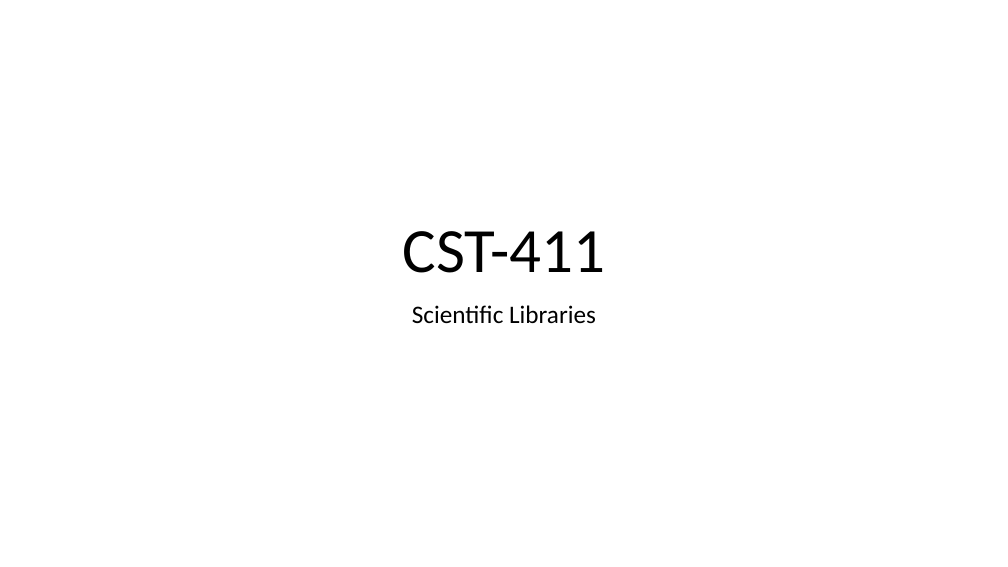
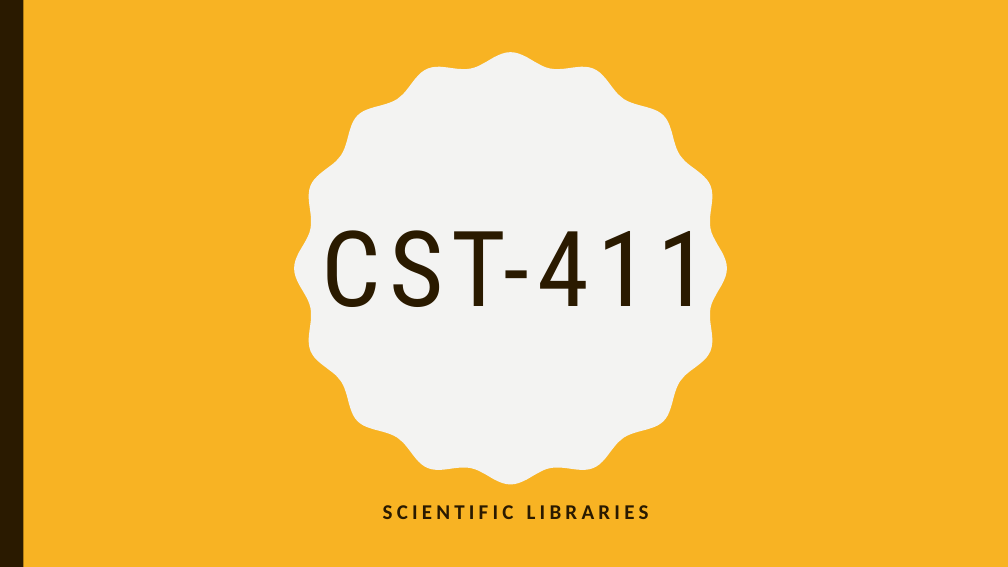
Before and after one commit to narock/scientific_computing_course, a slide deck: slide 1 of Scientific_Computing_02.pptx. Drawn at 1008x567 pixels with LibreOffice and Linux fonts; fonts in the diff are those of the drawing. Boxes give left, top, right and bottom in pixels: in the first picture for what was removed or moved away, otherwise in the second. Text is boxed around its words. In the diff, an @@ line names an element or a change of style, - is before the commit and + after.

```diff
--- a/Scientific_Computing_02.pptx
+++ b/Scientific_Computing_02.pptx
@@ background #FFFFFF to #F8B323 @@
@@ rectangle added at (0, 0, 23, 567), fill #2A1A00 @@
@@ freeform shape added at (294, 52, 727, 485), fill #F3F3F2 @@
@@ title "CST-411": place and size @@
-title "CST-411" at (402, 231, 605, 273)
+title "CST-411" at (321, 230, 709, 307)
@@ title "CST-411" at (321, 230, 709, 307): size 60 to 100 pt, font Calibri to Roboto Condensed, text colour #000000 to #2A1A00, letter spacing 0 to 8 pt; vertical alignment bottom to middle @@
@@ subtitle at (383, 505, 649, 519): text changed; size 24 to 20 pt; text colour #000000 to #2A1A00; bold on @@
-Scientific Libraries
+SCIENTIFIC LIBRARIES
```
Also in this commit, not shown: 13 other slides changed, 1 slide added, 3 other files.
